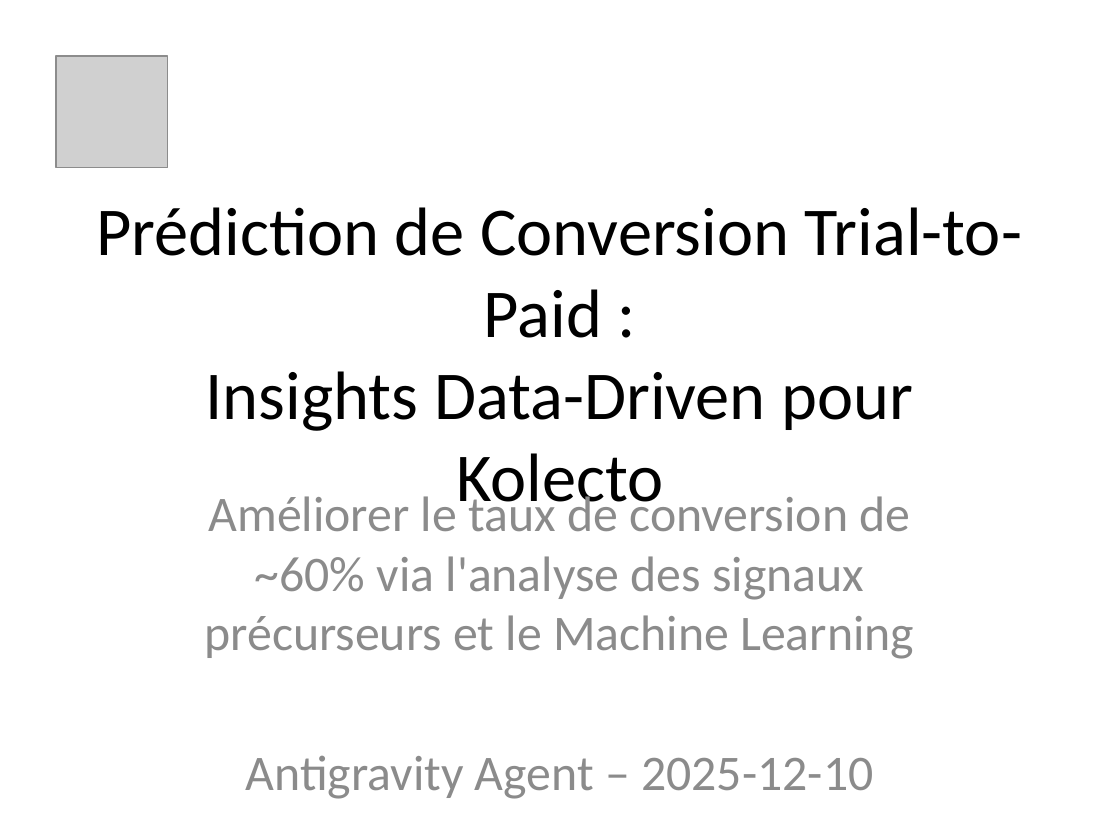
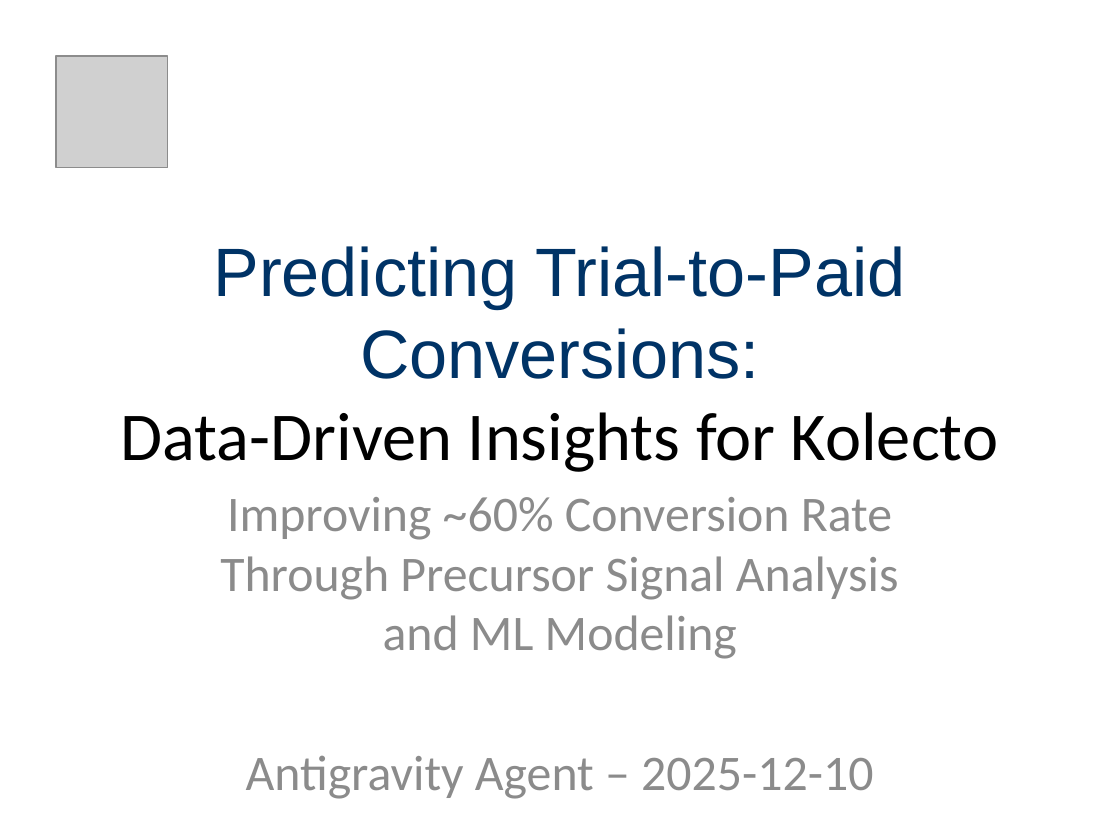
Before and after one commit to Paulino-Cristovao/churn_predictions, a slide deck: slide 1 of Presentations_Resultats_Projet.pptx. Drawn at 1120x840 pixels with LibreOffice and Linux fonts; fonts in the diff are those of the drawing; grey boxes stand for pictures. Boxes give left, top, right and bottom in pixels: in the first picture for what was removed or moved away, otherwise in the second. Text is boxed around its words. In the diff, an @@ line names an element or a change of style, - is before the commit and + after.

```diff
--- a/Presentations_Resultats_Projet.pptx
+++ b/Presentations_Resultats_Projet.pptx
@@ title at (120,246,998,472): text changed; font Calibri to Arial; text colour #000000 to #003366 @@
-Prédiction de Conversion Trial-to-Paid :
-Insights Data-Driven pour Kolecto
+Predicting Trial-to-Paid Conversions:
+Data-Driven Insights for Kolecto
@@ subtitle at (220,497,899,659): text changed @@
-Améliorer le taux de conversion de ~60% via l'analyse des signaux précurseurs et le Machine Learning
+Improving ~60% Conversion Rate Through Precursor Signal Analysis and ML Modeling
```
Also in this commit, not shown: 2 other slides changed, 7 slides added, 6 slides removed, 1 other file.
